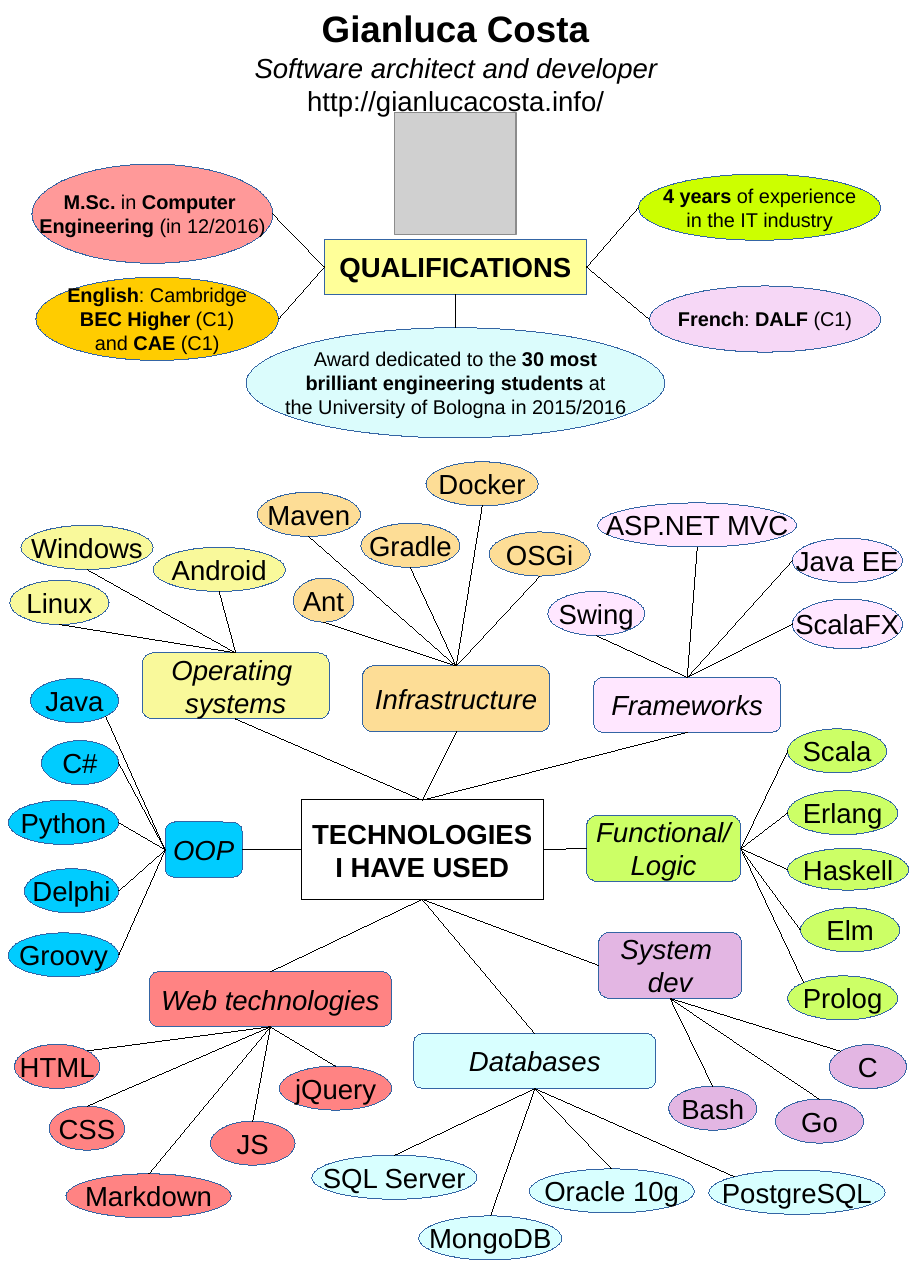
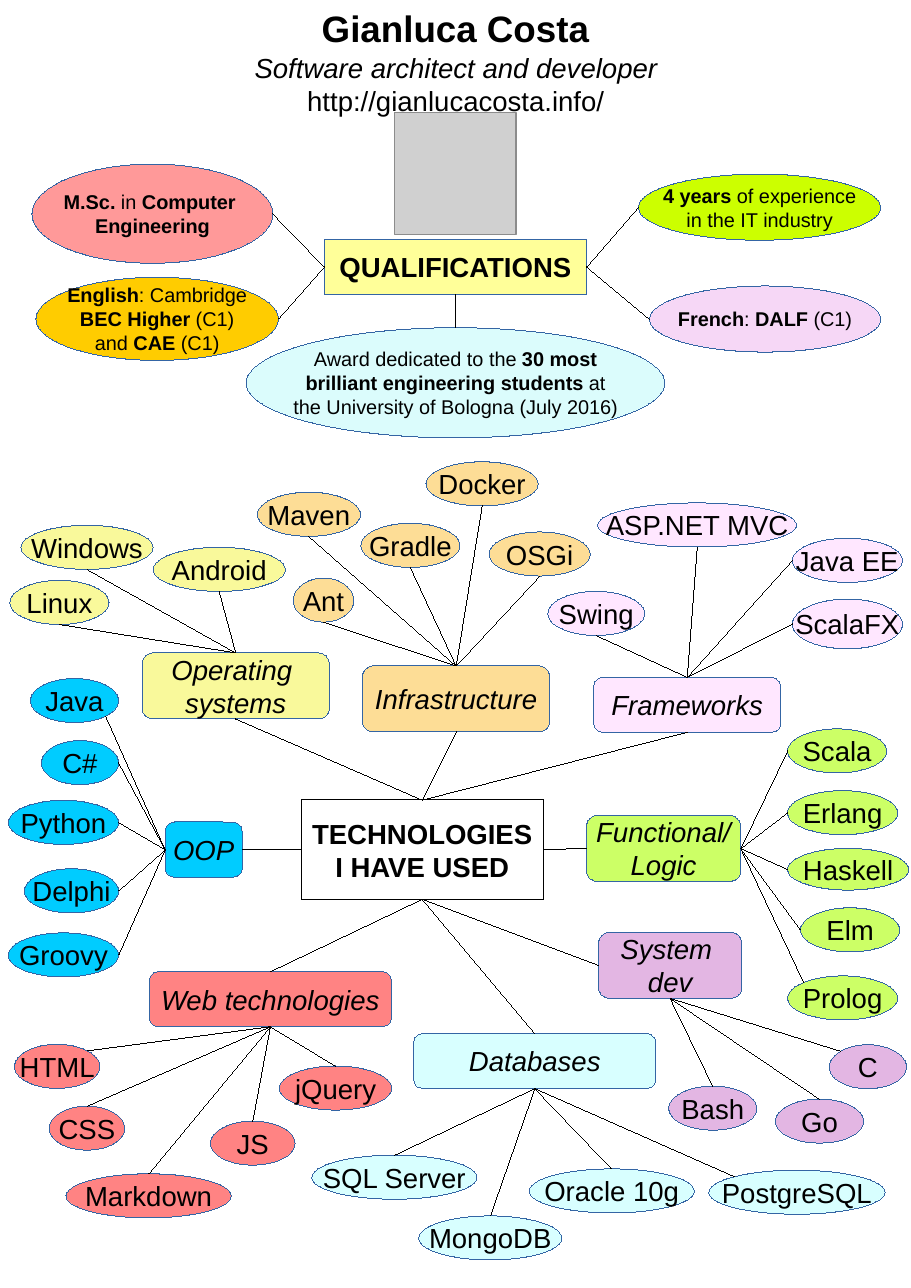
Before and after one commit to giancosta86/giancosta86.github.io, a slide deck: slide 1 of _sources/cv_costa_en.odp. Drawn at 911x1288 pixels with LibreOffice and Linux fonts; fonts in the diff are those of the drawing; grey boxes stand for pictures. Boxes give left, top, right and bottom in pixels: in the first picture for what was removed or moved away, otherwise in the second. Text is boxed around its words. In the diff, an @@ line names an element or a change of style, - is before the commit and + after.

```diff
--- a/_sources/cv_costa_en.odp
+++ b/_sources/cv_costa_en.odp
@@ text in ellipse at <box>95,218,210,238</box>: text changed @@
-Engineering (in 12/2016)
+Engineering
@@ text in ellipse at <box>293,351,618,419</box>: text changed @@
-Award dedicated to the 30 most
-brilliant engineering students at
-the University of Bologna in 2015/2016
+Award dedicated to the 30 most
+brilliant engineering students at
+the University of Bologna (July 2016)
```
Also in this commit, not shown: 2 other files.
